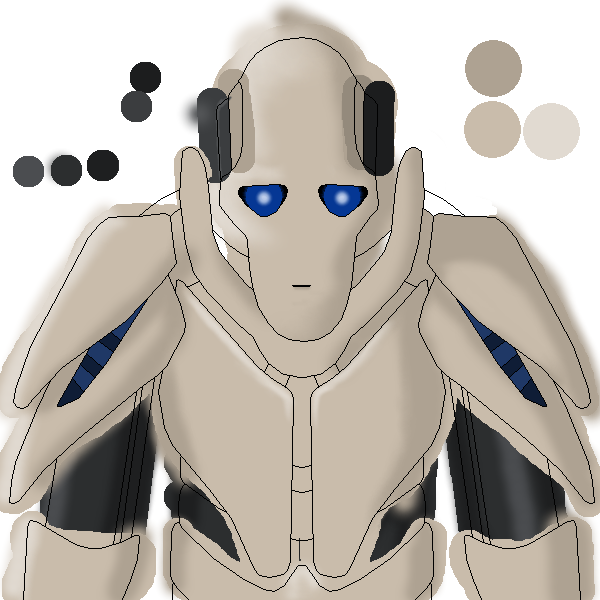
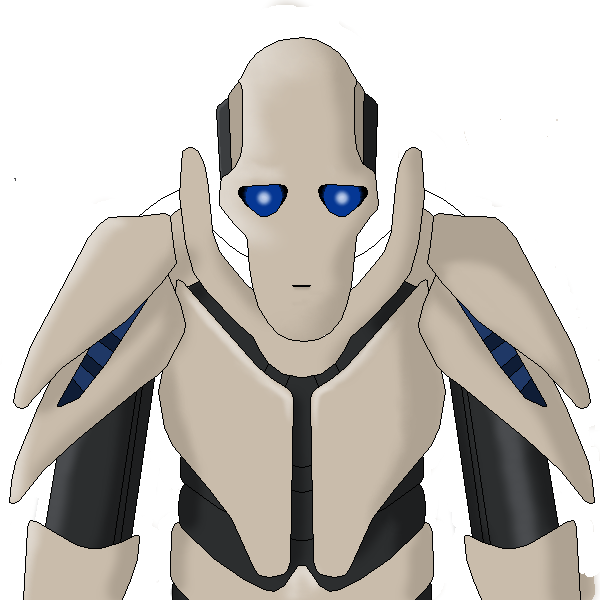
Before/after of a 600px x 600px layered artwork. What changed in the layer stack:
painted on "color épaule haut" over [left=0, top=56, right=600, bottom=600]
painted on "color corps" over [left=13, top=148, right=576, bottom=600]
painted on "color oreilles" over [left=121, top=62, right=395, bottom=183]
painted on "color visage" over [left=189, top=5, right=580, bottom=371]
